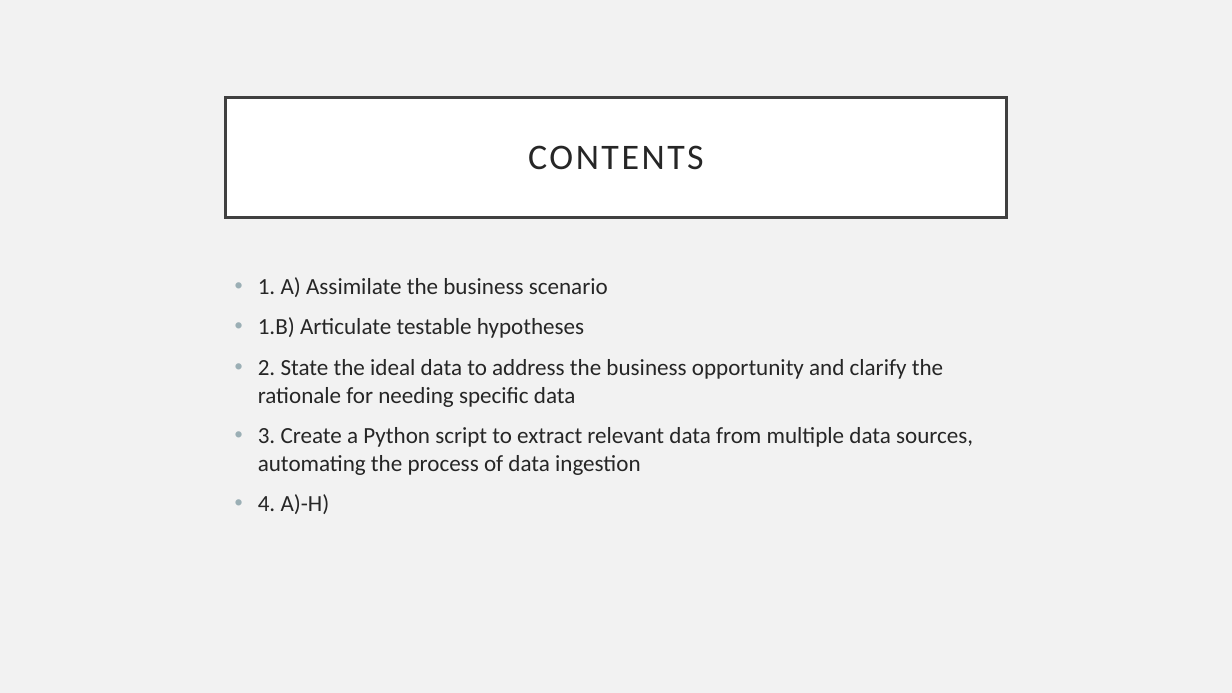
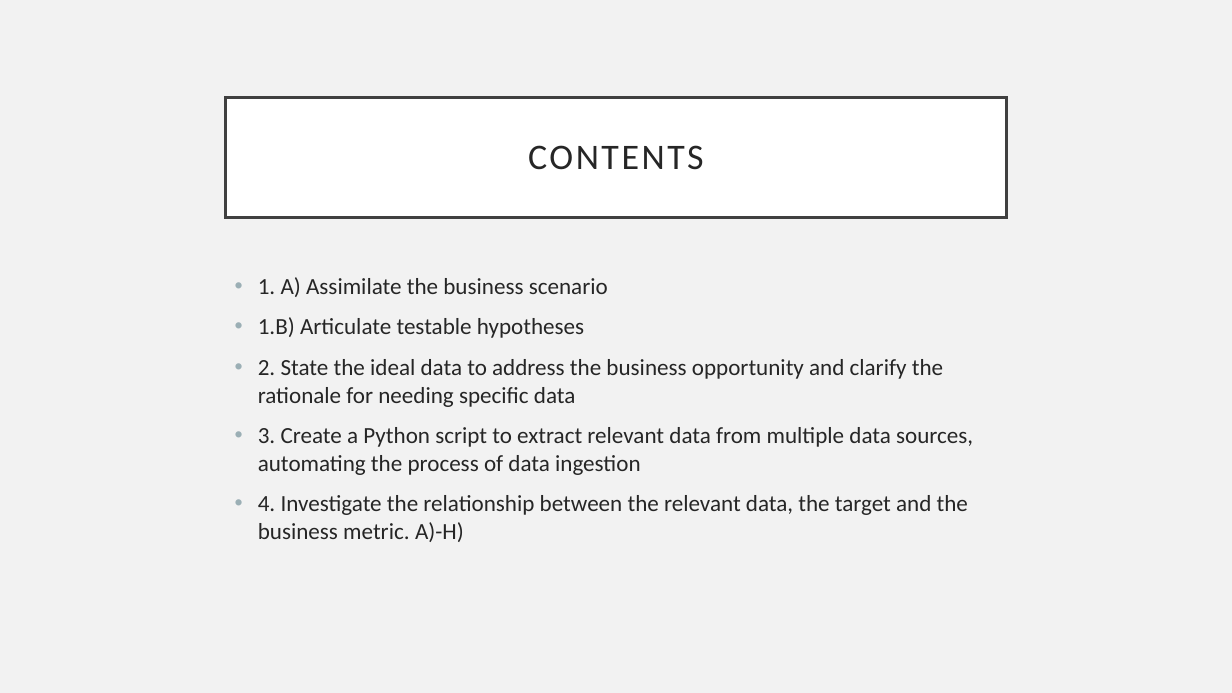
Before and after one commit to richardcure/capstone, a slide deck: slide 2 of Part 1 Data Investigation/AAVAiL Revenue Prediction - Data Investigation Summary.pptx. Drawn at 1232x693 pixels with LibreOffice and Linux fonts; fonts in the diff are those of the drawing. Boxes give left, top, right and bottom in pixels: in the first picture for what was removed or moved away, otherwise in the second. Text is boxed around its words. In the diff, an @@ line names an element or a change of style, - is before the commit and + after.

```diff
--- a/Part 1 Data Investigation/AAVAiL Revenue Prediction - Data Investigation Summary.pptx
+++ b/Part 1 Data Investigation/AAVAiL Revenue Prediction - Data Investigation Summary.pptx
@@ text at bbox=[258, 495, 968, 542]: text changed @@
-• 4. A)-H)
+• 4. Investigate the relationship between the relevant data, the target and the business metric. A)-H)
```
